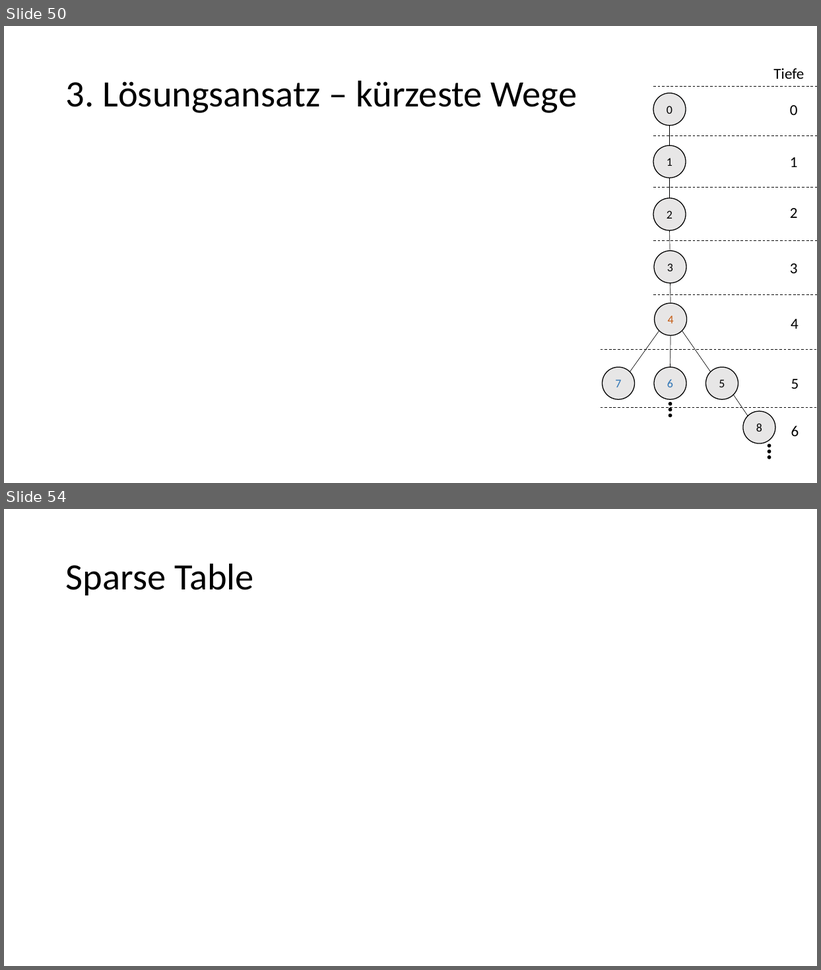
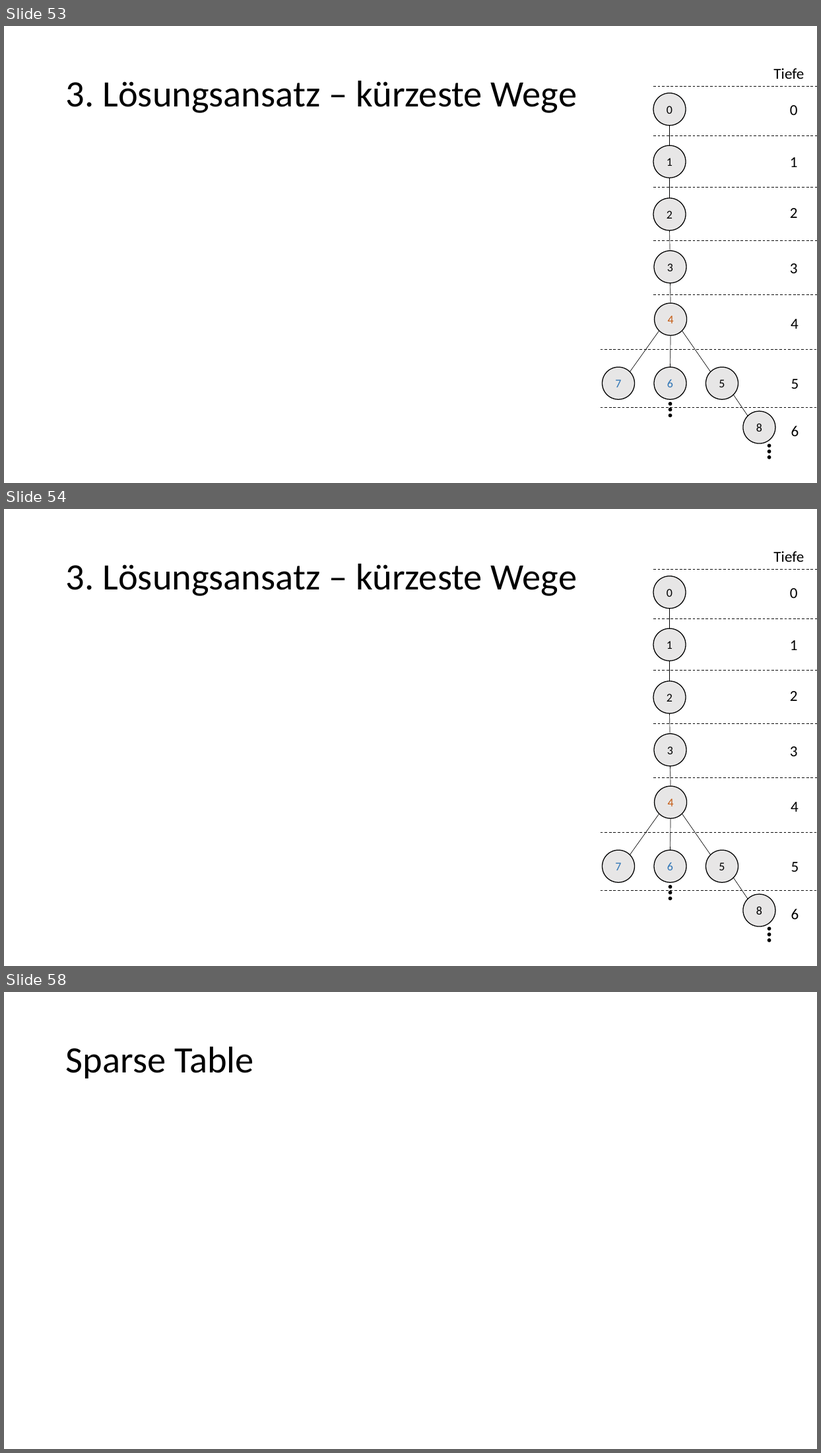
Before and after one commit to EiS94/Programmierwettbewerb, a slide deck: Präsentation/Präsentation_Eike [Automatisch gespeichert].pptx. Shown one above the other, each under a label of ours: slides 50 and 54 before the commit, slides 53, 54 and 58 after it; the slides between them are not shown. The pictures are 821x970 and 821x1453 pixels, drawn with LibreOffice and Linux fonts; fonts in the diff are those of the drawing; grey boxes stand for pictures. Boxes give left, top, right and bottom in pixels: in the first picture for what was removed or moved away, otherwise in the second. Text is boxed around its words. In the diff, an @@ line names an element or a change of style, - is before the commit and + after.

```diff
--- a/Präsentation/Präsentation_Eike [Automatisch gespeichert].pptx
+++ b/Präsentation/Präsentation_Eike [Automatisch gespeichert].pptx
@@ slide 54 added at <box>4,509,817,966</box>, background #FFFFFF @@
@@ title added at <box>66,563,577,596</box>, 44 pt, text #000000 @@
+3. Lösungsansatz – kürzeste Wege
@@ text added at <box>774,551,804,562</box>, 18 pt, text #000000 @@
+Tiefe
@@ ellipse added at <box>653,576,686,609</box>, fill #E7E6E6, outline #000000 1 pt, 14 pt, text #000000 @@
+0
@@ line added from (653, 569) to (817, 569), #000000 0.75 pt dashed @@
@@ text added at <box>790,588,798,598</box>, 18 pt, text #000000 @@
+0
@@ line added from (653, 619) to (817, 619), #000000 0.75 pt dashed @@
@@ line added from (670, 609) to (670, 628), #000000 0.5 pt @@
@@ ellipse added at <box>653,628,686,661</box>, fill #E7E6E6, outline #000000 1 pt, 14 pt, text #000000 @@
+1
@@ text added at <box>790,640,798,650</box>, 18 pt, text #000000 @@
+1
@@ line added from (670, 661) to (670, 681), #000000 0.5 pt @@
@@ ellipse added at <box>653,681,686,714</box>, fill #E7E6E6, outline #000000 1 pt, 14 pt, text #000000 @@
+2
@@ line added from (653, 671) to (817, 671), #000000 0.75 pt dashed @@
@@ text added at <box>790,691,798,701</box>, 18 pt, text #000000 @@
+2
@@ line added from (653, 723) to (817, 723), #000000 0.75 pt dashed @@
@@ line added from (670, 714) to (670, 733), #000000 0.5 pt @@
@@ group added at <box>603,734,776,942</box>: 12 ellipses, 5 lines @@
+4
+7
+5
+6
+8
+3
@@ text added at <box>790,747,798,757</box>, 18 pt, text #000000 @@
+3
@@ line added from (653, 778) to (817, 778), #000000 0.75 pt dashed @@
@@ text added at <box>791,802,799,812</box>, 18 pt, text #000000 @@
+4
@@ line added from (601, 833) to (817, 833), #000000 0.75 pt dashed @@
@@ text added at <box>791,862,799,872</box>, 18 pt, text #000000 @@
+5
@@ line added from (601, 891) to (817, 891), #000000 0.75 pt dashed @@
@@ text added at <box>791,909,799,920</box>, 18 pt, text #000000 @@
+6
@@ what was slide 50 is now slide 53 @@
@@ what was slide 54 is now slide 58 @@
```
Also in this commit, not shown: 3 other slides added, 23 other files.
